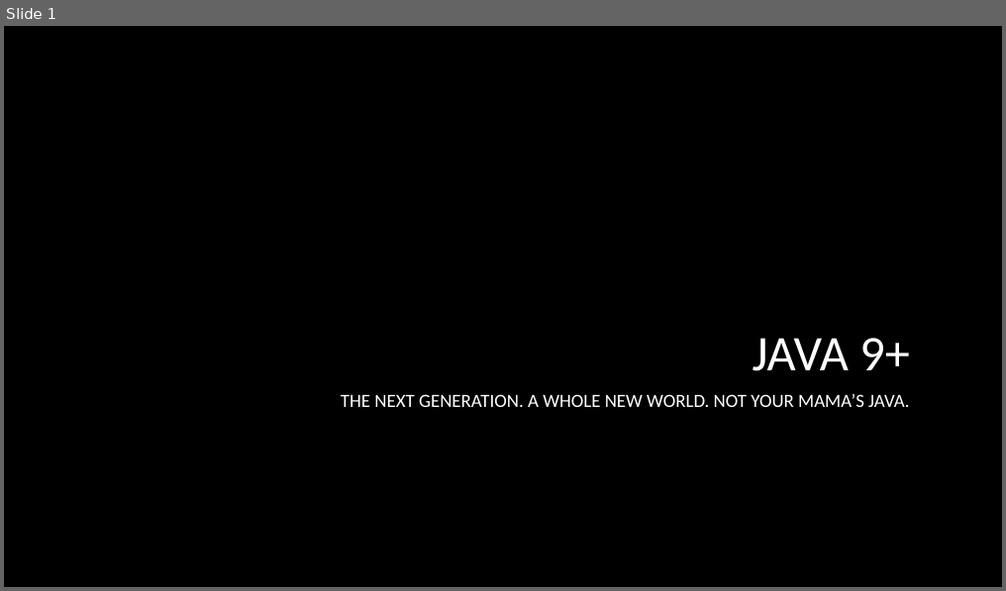
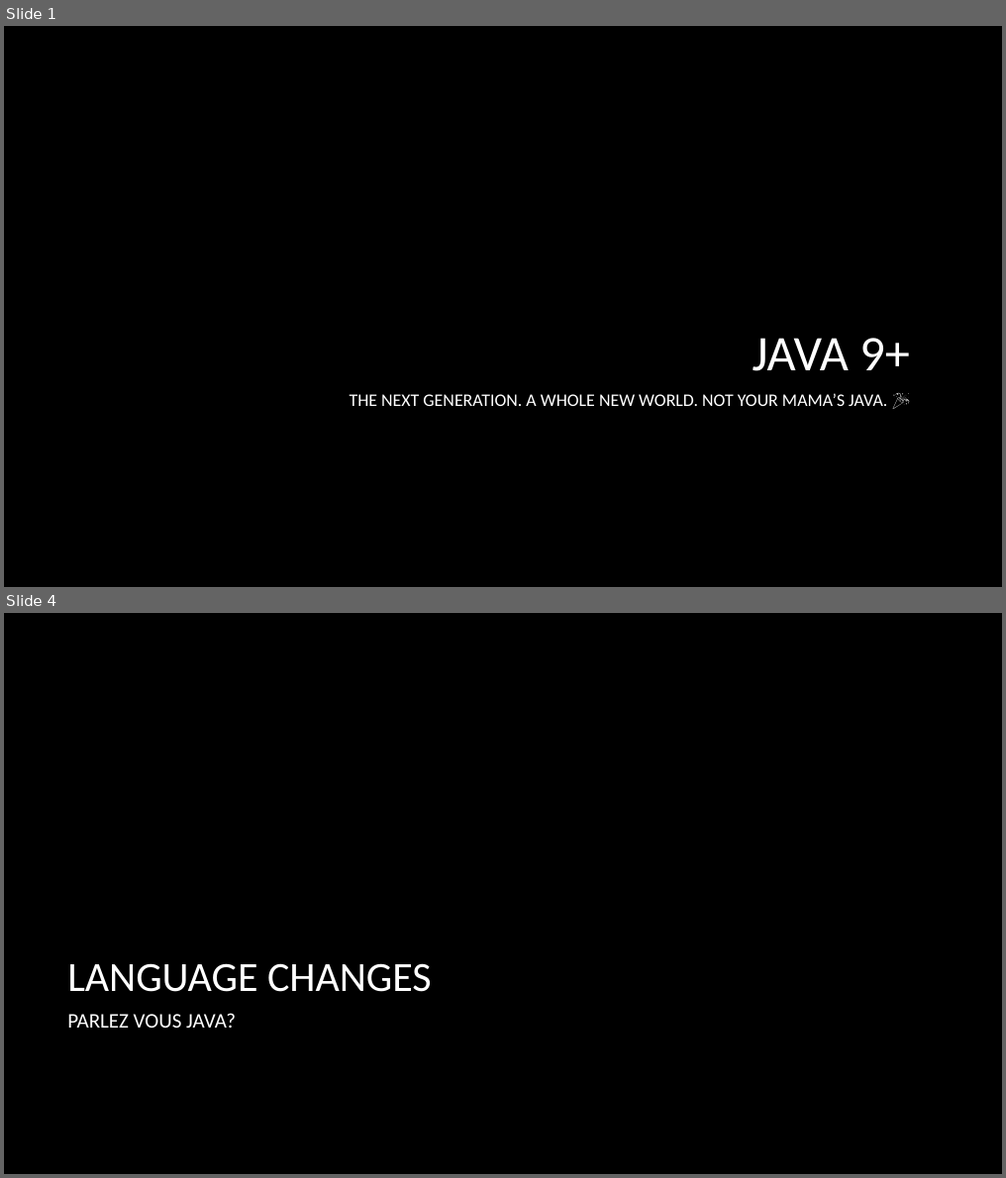
Before and after one commit to macdaddyaz/modern-java, a slide deck: Java 9 and up.pptx. Shown one above the other, each under a label of ours: slide 1 before the commit, slides 1 and 4 after it; the slides between them are not shown. The pictures are 1006x591 and 1006x1178 pixels, drawn with LibreOffice and Linux fonts; fonts in the diff are those of the drawing; background and template pictures are left out. Boxes give left, top, right and bottom in pixels: in the first picture for what was removed or moved away, otherwise in the second. Text is boxed around its words. In the diff, an @@ line names an element or a change of style, - is before the commit and + after.

```diff
--- a/Java 9 and up.pptx
+++ b/Java 9 and up.pptx
@@ slide 4 added at [4, 613, 1002, 1174], background picture (left out) @@
@@ title added at [67, 963, 432, 992], 40 pt, text #FFFFFF @@
+LANGUAGE CHANGES
@@ text added at [67, 1013, 236, 1028], 20 pt, text #FFFFFF @@
+PARLEZ VOUS JAVA?
@@ slide 1 changed as well @@
@@ subtitle at [350, 393, 887, 406]: text changed; size 18 to 17 pt @@
-THE NEXT GENERATION. A WHOLE NEW WORLD. NOT YOUR MAMA’S JAVA.
+THE NEXT GENERATION. A WHOLE NEW WORLD. NOT YOUR MAMA’S JAVA. 🎉
```
Also in this commit, not shown: 16 other slides added, 9 other files.
